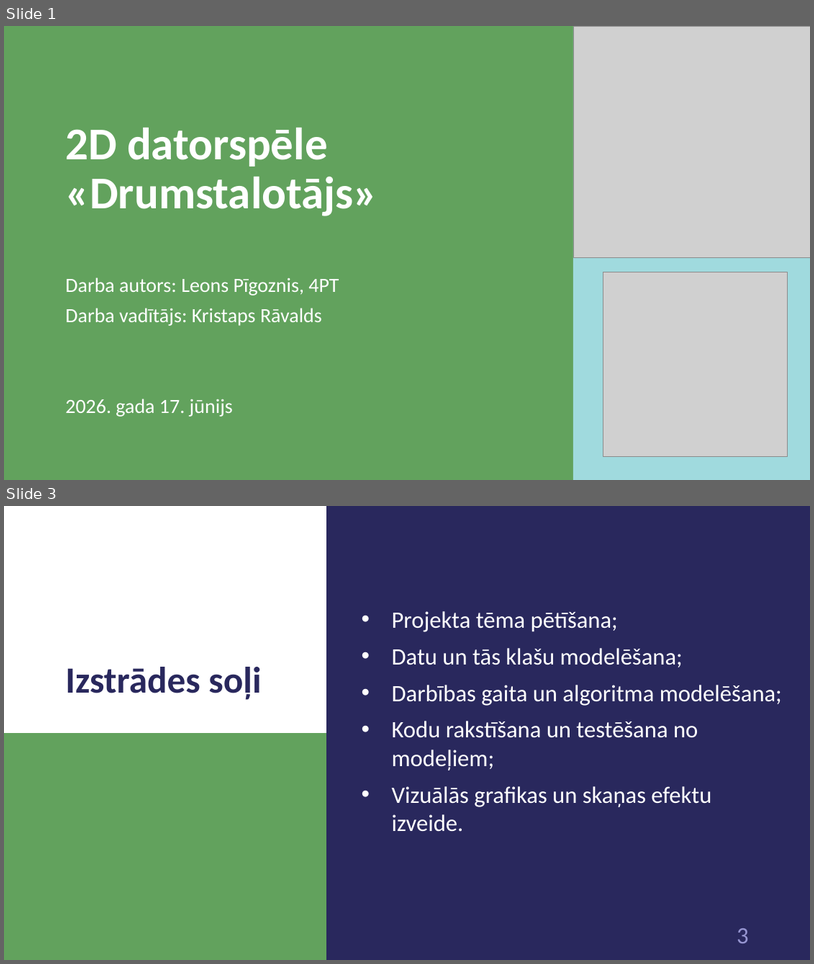
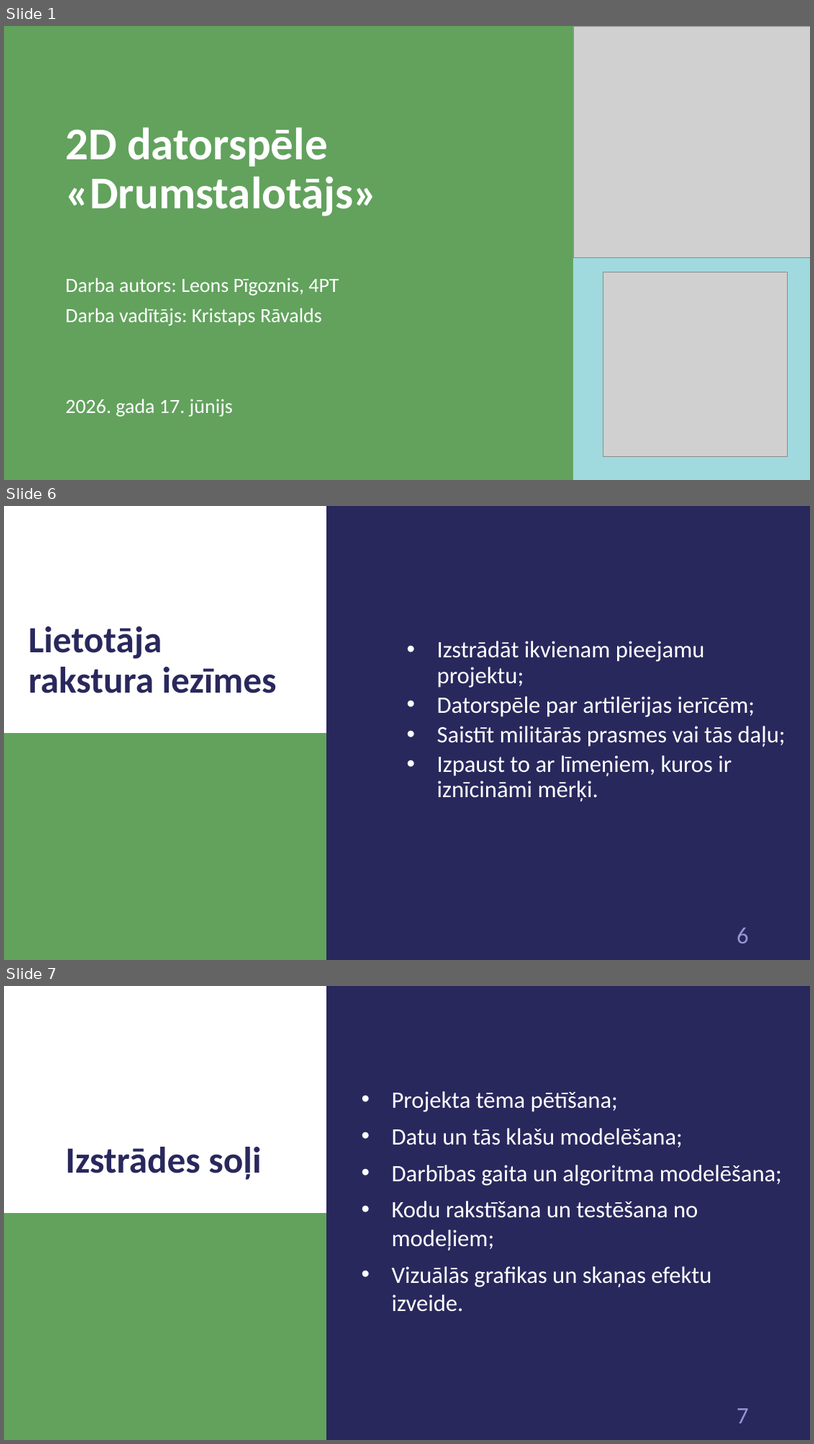
Before and after one commit to 1ivyatan/drumstalotajs, a slide deck: Documentation/Prezentācija.pptx. Shown one above the other, each under a label of ours: slides 1 and 3 before the commit, slides 1, 6 and 7 after it; the slides between them are not shown. The pictures are 814x964 and 814x1444 pixels, drawn with LibreOffice and Linux fonts; fonts in the diff are those of the drawing; grey boxes stand for pictures. Boxes give left, top, right and bottom in pixels: in the first picture for what was removed or moved away, otherwise in the second. Text is boxed around its words. In the diff, an @@ line names an element or a change of style, - is before the commit and + after.

```diff
--- a/Documentation/Prezentācija.pptx
+++ b/Documentation/Prezentācija.pptx
@@ slide 6 added at [4,506,810,960], background #29285D; not listed: 3 template elements that a slide beside it also shows @@
@@ title added at [28,626,277,693], 44 pt, text #29285D, bold @@
+Lietotāja rakstura iezīmes
@@ text added at [437,641,786,801], 28 pt, text #FFFFFF @@
+  • Izstrādāt ikvienam pieejamu projektu;
+  • Datorspēle par artilērijas ierīcēm;
+  • Saistīt militārās prasmes vai tās daļu;
+  • Izpaust to ar līmeņiem, kuros ir iznīcināmi mērķi.
@@ what was slide 3 is now slide 7 @@
@@ page number at [737,1408,749,1423]: text changed @@
-3
+7
```
Also in this commit, not shown: 2 slides changed, 18 other slides added.
